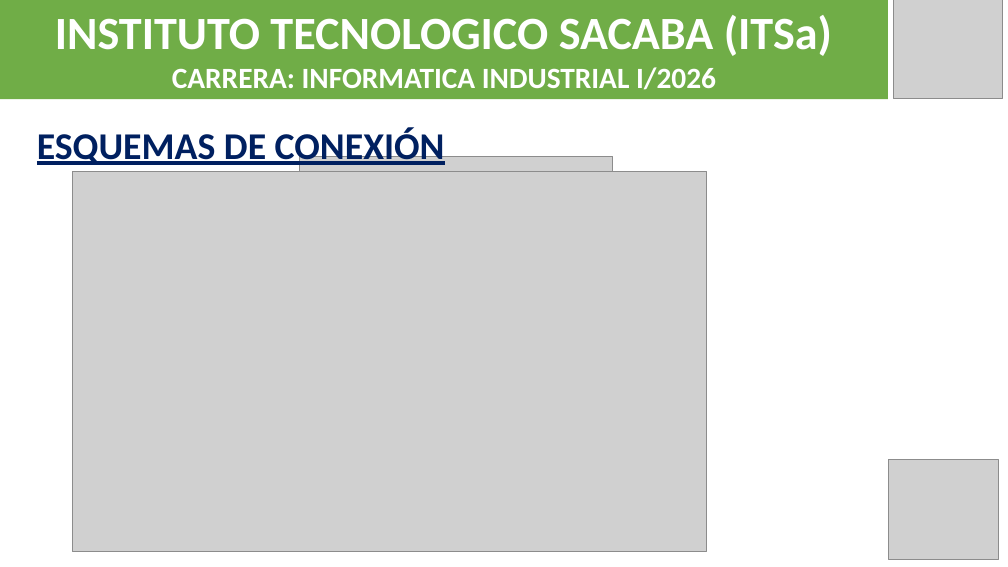
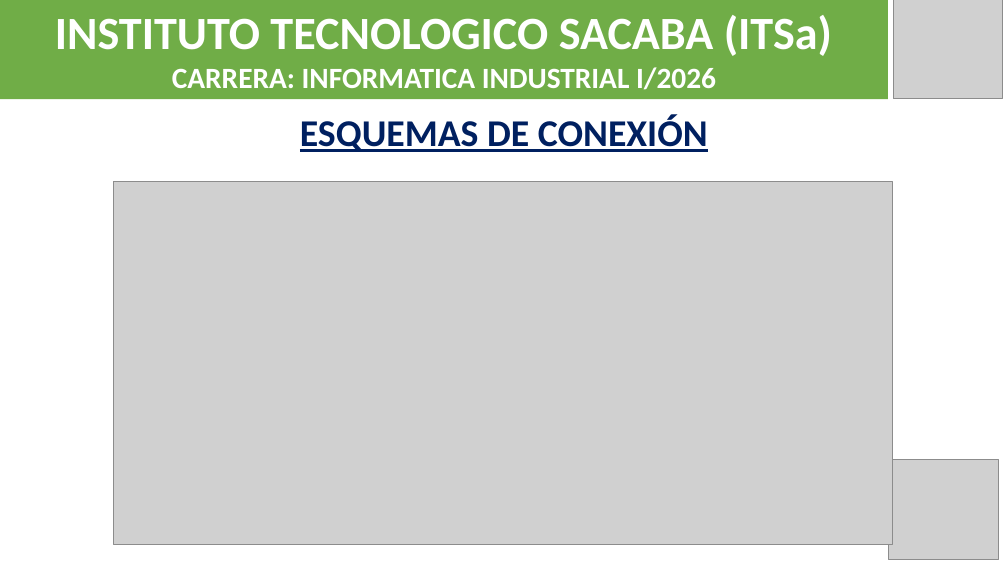
Before and after one commit to Jose12300552/quinta-verde-flow, a slide deck: slide 15 of PRESENTACION_SARQUE.pptx. Drawn at 1008x567 pixels with LibreOffice and Linux fonts; fonts in the diff are those of the drawing; grey boxes stand for pictures. Boxes give left, top, right and bottom in pixels: in the first picture for what was removed or moved away, otherwise in the second. Text is boxed around its words. In the diff, an @@ line names an element or a change of style, - is before the commit and + after.

```diff
--- a/PRESENTACION_SARQUE.pptx
+++ b/PRESENTACION_SARQUE.pptx
@@ text "ESQUEMAS DE CONEXIÓN": place and size @@
-text "ESQUEMAS DE CONEXIÓN" at box(37, 127, 445, 168)
+text "ESQUEMAS DE CONEXIÓN" at box(300, 115, 708, 152)
@@ text "ESQUEMAS DE CONEXIÓN" at box(300, 115, 708, 152): alignment left to centre @@
@@ picture removed at box(300, 157, 613, 488) @@
@@ picture: place and size @@
-picture at box(73, 171, 707, 551)
+picture at box(113, 181, 892, 544)
```
Also in this commit, not shown: 21 other slides changed, 2 other files.
